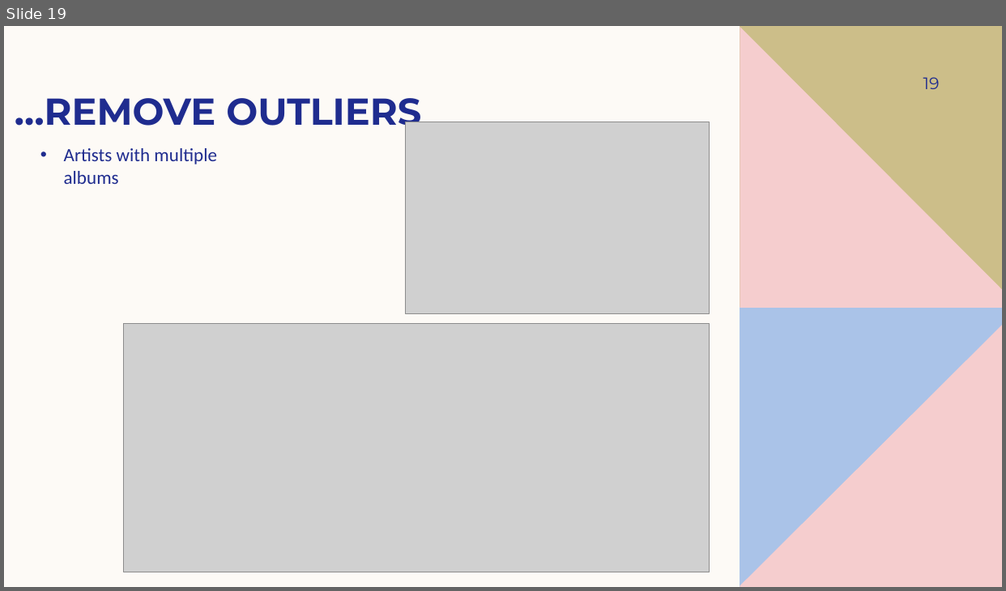
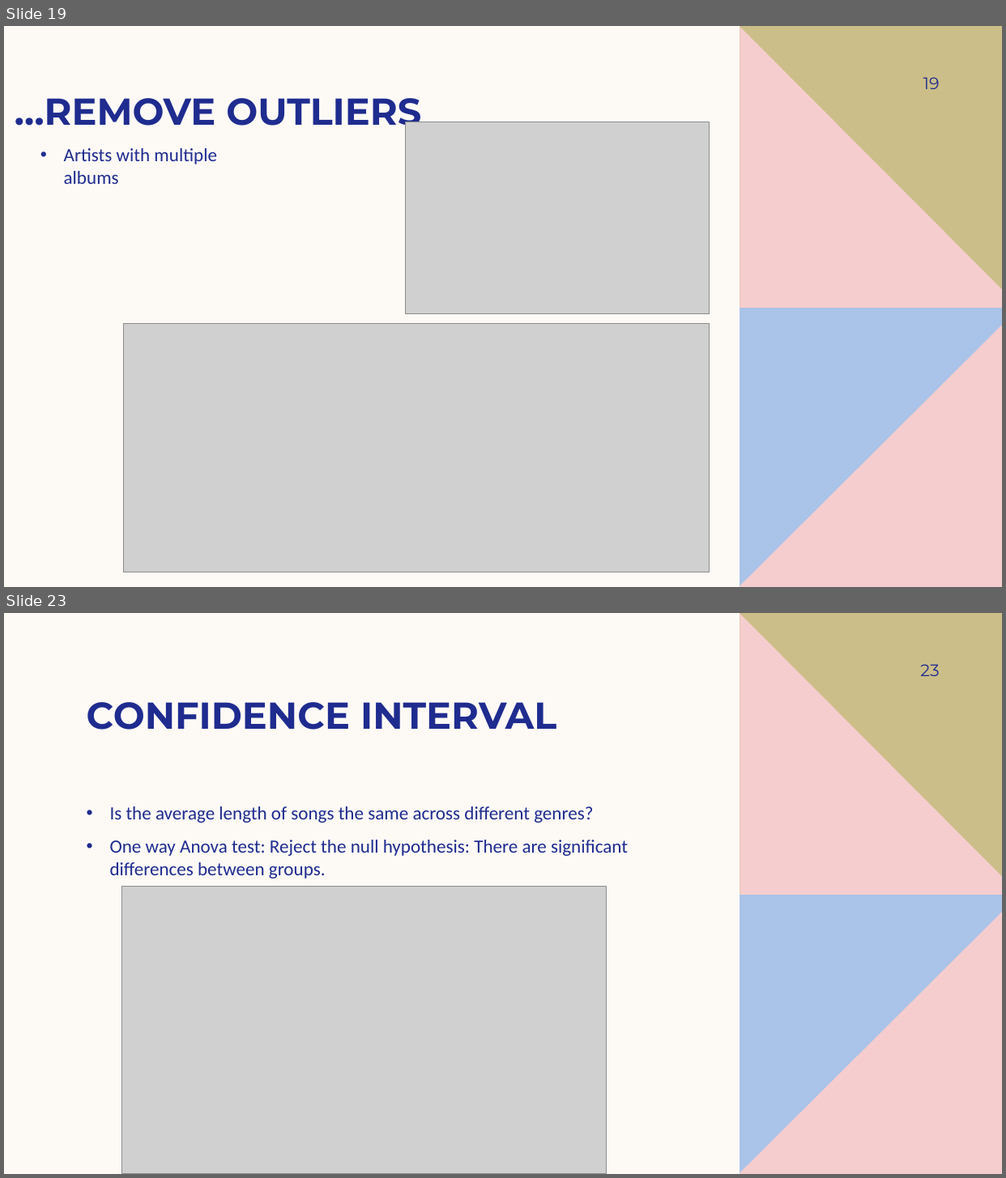
Before and after one commit to mahmoodabadi/Final-Data-Analyses-Project, a slide deck: eda_Zahra_Mahmoodabadi.pptx. Shown one above the other, each under a label of ours: slide 19 before the commit, slides 19 and 23 after it; the slides between them are not shown. The pictures are 1006x591 and 1006x1178 pixels, drawn with LibreOffice and Linux fonts; fonts in the diff are those of the drawing; grey boxes stand for pictures. Boxes give left, top, right and bottom in pixels: in the first picture for what was removed or moved away, otherwise in the second. Text is boxed around its words. In the diff, an @@ line names an element or a change of style, - is before the commit and + after.

```diff
--- a/eda_Zahra_Mahmoodabadi.pptx
+++ b/eda_Zahra_Mahmoodabadi.pptx
@@ slide 23 added at [4,613,1002,1174], background #FDFAF6; not listed: 4 template elements that a slide beside it also shows @@
@@ page number added at [920,664,939,676], 16 pt, text #1F2C8F @@
+23
@@ title added at [87,702,556,730], 36 pt, text #1F2C8F, bold @@
+CONFIDENCE INTERVAL
@@ text added at [110,807,628,879], 18 pt, text #1F2C8F @@
+• Is the average length of songs the same across different genres?
+• One way Anova test: Reject the null hypothesis: There are significant differences between groups.
@@ picture added at [122,886,607,1174] @@
```
Also in this commit, not shown: 1 slide changed, 5 other slides added.
